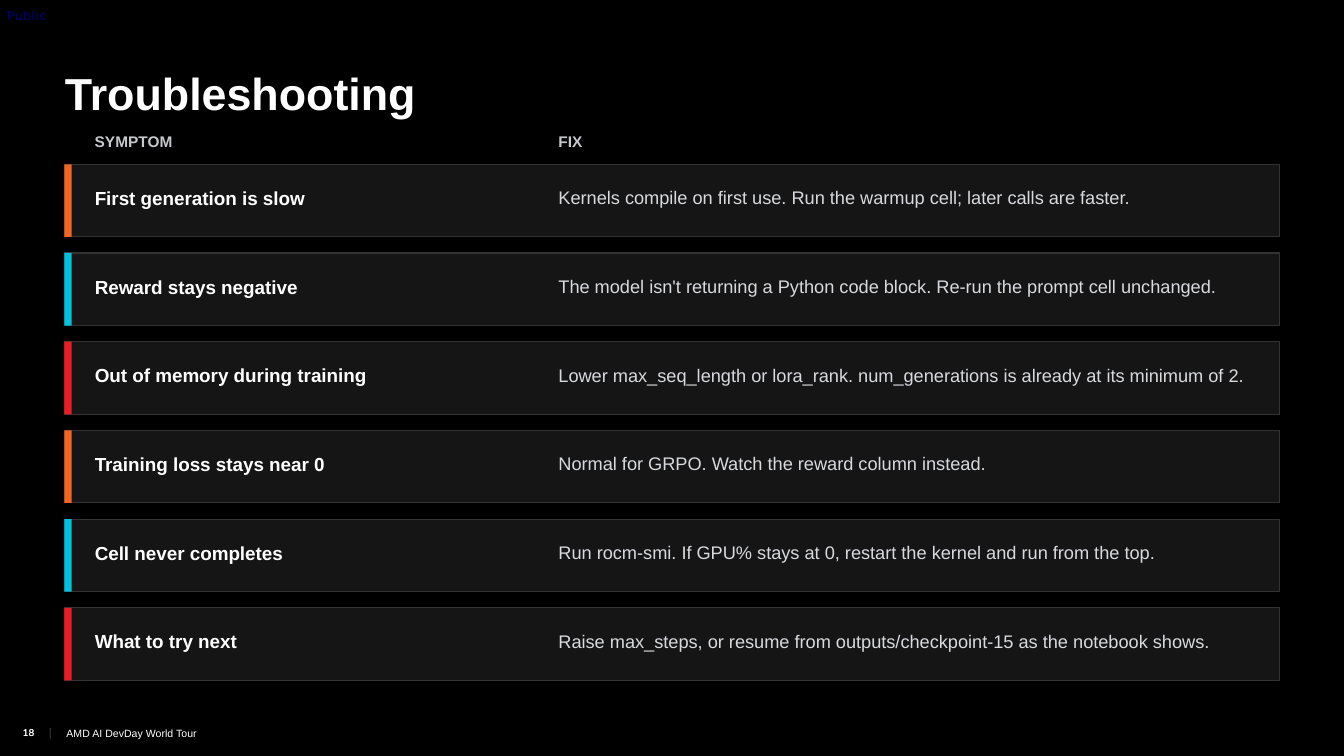
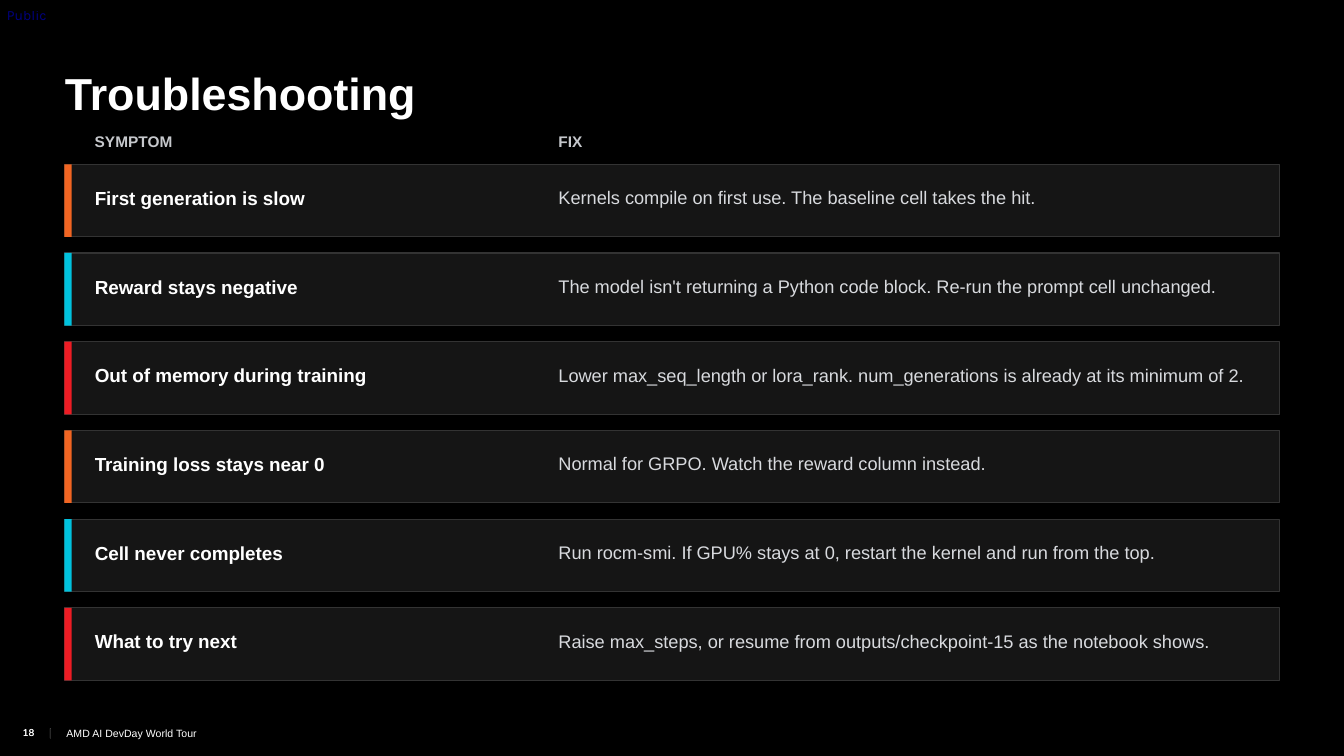
Before and after one commit to TwelveNights/Unsloth-RL-Workshop-on-Radeon, a slide deck: slide 18 of docs/AMD-Unsloth-GRPO-Fine-tuning1.pptx. Drawn at 1344x756 pixels with LibreOffice and Linux fonts; fonts in the diff are those of the drawing; background and template pictures are left out. Boxes give left, top, right and bottom in pixels: in the first picture for what was removed or moved away, otherwise in the second. Text is boxed around its words. In the diff, an @@ line names an element or a change of style, - is before the commit and + after.

Commit message:
Update deck for the current portal and notebook; add event slides
Portal (notebooks.amd.com/workshop) now signs in with an AMD AI Developer
Program account and asks for the passcode on the Unsloth card:
- Slide 14 steps: open the portal, sign in, pick Unsloth and enter the
  passcode. New screenshot of the current card page.
- Slides 3 and 19 say "Passcode" instead of "Password".

Notebook restructure:
- Slide 16 screenshot taken on a Radeon Cloud gfx1100 session showing the
  toy GRPO cell; slides 16 and 18 no longer mention a separate warmup cell.

Also:
- "Radeon PRO W7900D" is now "Radeon PRO W7900" throughout.
- Adds the AI DevDay World Tour Jenga slide and the Seoul session feedback
  survey from the Seoul DevDay copy of this deck.
- PDF re-exported from PowerPoint.

```diff
--- a/docs/AMD-Unsloth-GRPO-Fine-tuning1.pptx
+++ b/docs/AMD-Unsloth-GRPO-Fine-tuning1.pptx
@@ text at box(558, 191, 1035, 208): text changed @@
-Kernels compile on first use. Run the warmup cell; later calls are faster.
+Kernels compile on first use. The baseline cell takes the hit.
```
Also in this commit, not shown: 9 other slides changed, 2 slides added, 2 other files.
